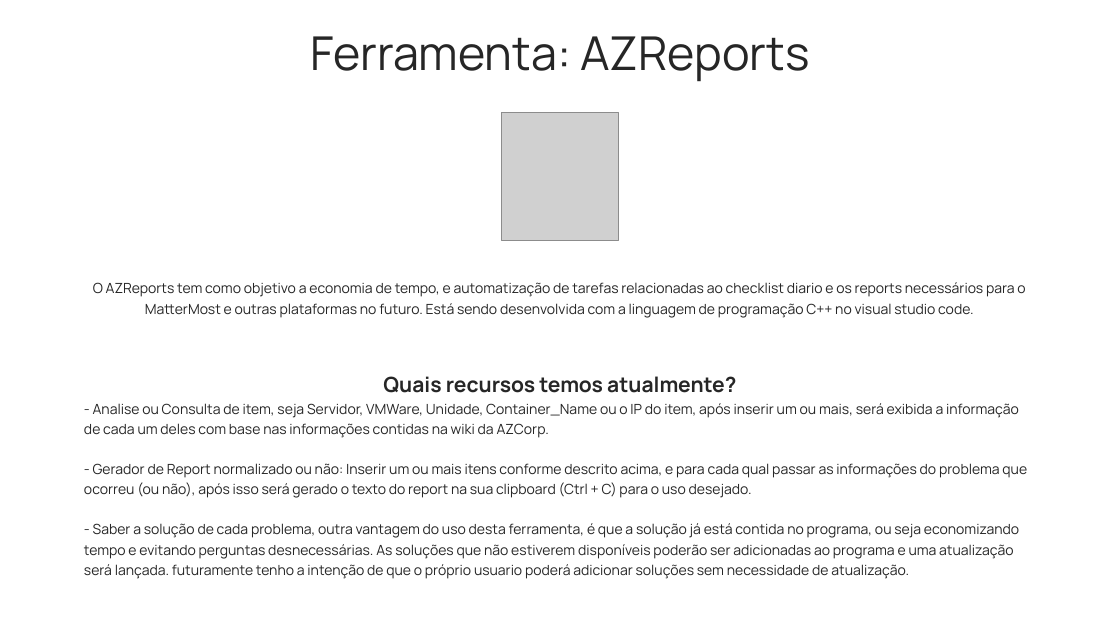
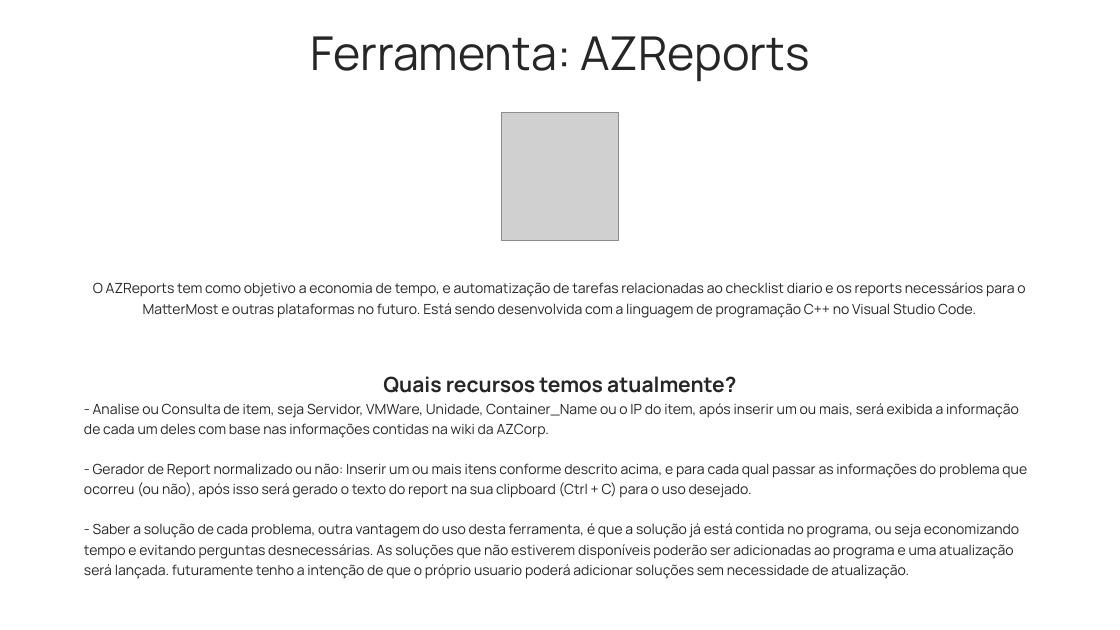
Before and after one commit to zMatheus222/Legacy-AZReports, a slide deck: slide 1 of azreports.pptx. Drawn at 1120x630 pixels with LibreOffice and Linux fonts; fonts in the diff are those of the drawing; grey boxes stand for pictures. Boxes give left, top, right and bottom in pixels: in the first picture for what was removed or moved away, otherwise in the second. Text is boxed around its words. In the diff, an @@ line names an element or a change of style, - is before the commit and + after.

```diff
--- a/azreports.pptx
+++ b/azreports.pptx
@@ text at box(93, 282, 1025, 318): text changed @@
-O AZReports tem como objetivo a economia de tempo, e automatização de tarefas relacionadas ao checklist diario e os reports necessários para o MatterMost e outras plataformas no futuro. Está sendo desenvolvida com a linguagem de programação C++ no visual studio code.
+O AZReports tem como objetivo a economia de tempo, e automatização de tarefas relacionadas ao checklist diario e os reports necessários para o MatterMost e outras plataformas no futuro. Está sendo desenvolvida com a linguagem de programação C++ no Visual Studio Code.
```
Also in this commit, not shown: 2 other slides changed, 6 slides added, 8 other files.
